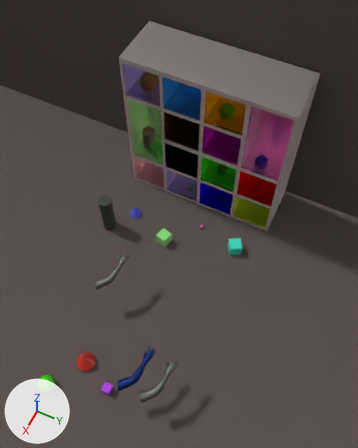
The Blender file projects/legit/dataset_stem.blend: old version first, new version second.
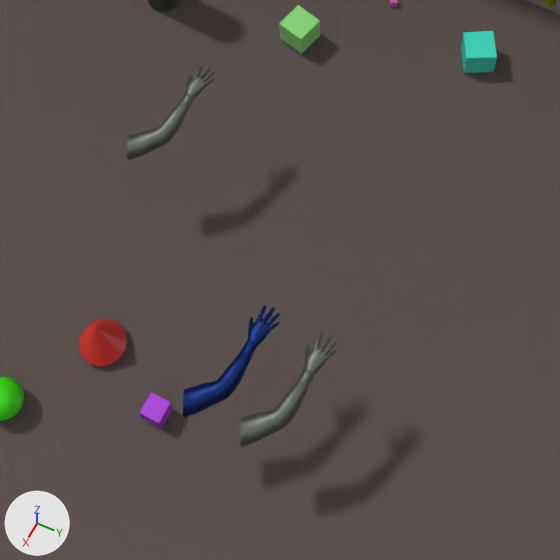
There are two pictures of each version: one from a 50 mm lens placed at (11.45, 4.16, 16.0), pointed at (4.53, 0.78, 4.07), one close up on the part from 13% to 75% of the width and 50% to 100% of the height. Lighting does not change. The marker at lower left points along +X, +Y and +Z.
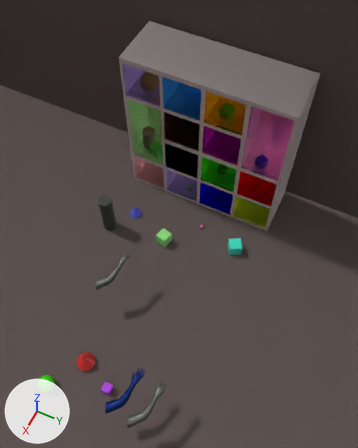
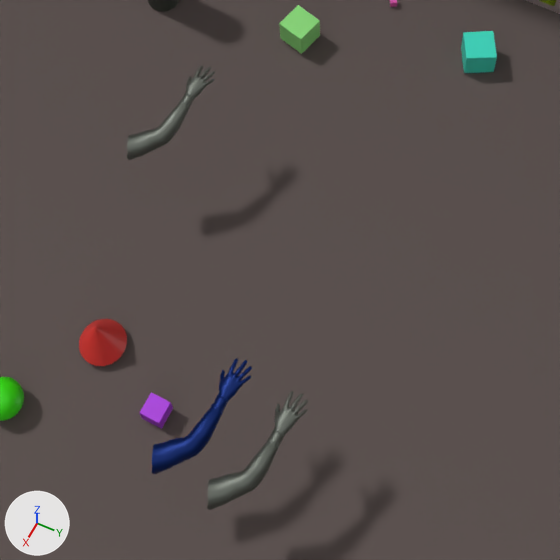
Boxes [x1, y1, x2, y2] around the edits, measured in the close-ups (560 x 560 px):
'arm.copy', moved: before [240, 333, 337, 447]; after [207, 391, 308, 510]
'arm.color', moved: before [183, 305, 280, 417]; after [152, 358, 252, 474]

The edits, one by one:
Object 'arm.color' (ob_arm_color) moves from (7.45, 1.36, 1.73) to (8.13, 1.36, 1.73).
Object 'arm.copy' (ob_arm_copy) moves from (7.45, 2.1, 1.73) to (8.19, 2.1, 1.73).
